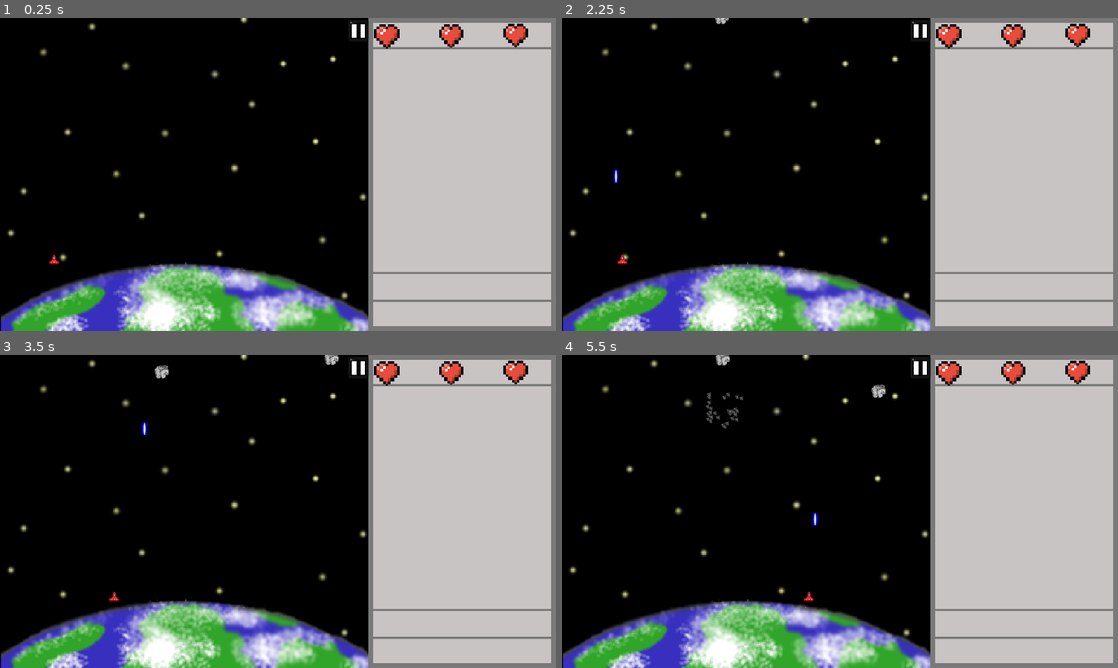
Above: before the commit, frames 1-4 (two rows, left to right).
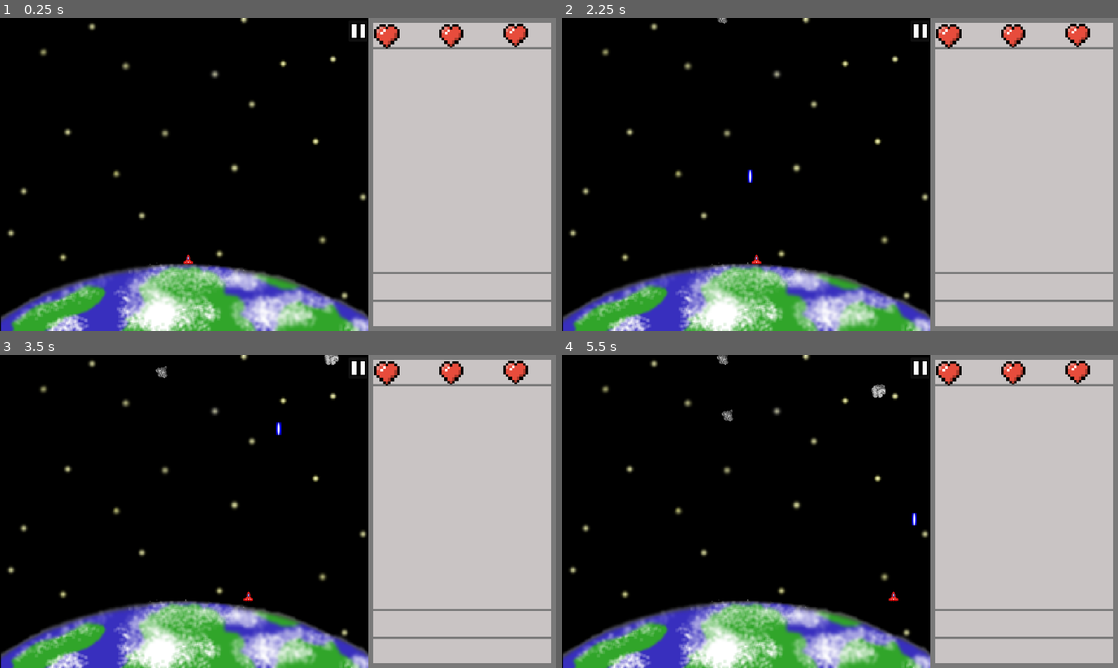
Above: after the commit, the same moments.

Repository: Pchristy03/EAP-Redox
Game: Godot game, scene res://main.tscn
The game is run twice, just before and just after one commit, with the same random seed, the same clock (stepped at 60 frames per second) and the same inputs.
Inputs (mouse positions are in pixels of both pictures, inside the frame that each line leads up to):
- Up to frame 1 (0.25 s): no input
- Up to frame 2 (2.25 s): click (917, 30) at 0.52 s; click (917, 30) at 1.25 s; tap Enter (ui_accept) at 2 s; hold Right (ui_right) from 2.03 s (still down)
- Up to frame 3 (3.5 s): tap Enter (ui_accept) at 2.27, 3.02 s; release Right (ui_right) at 2.78 s; hold Left (ui_left) from 2.78 s (still down)
- Up to frame 4 (5.5 s): release Left (ui_left) at 3.53 s; hold Right (ui_right) 3.53-5.03 s; tap Enter (ui_accept) at 4.52, 5.27 s; hold Left (ui_left) from 5.03 s (still down)

The runs differ from the first frame. In frame 1, less than 0.1% of the frame differs, in the area x 8-67%, y 0-79%; in frame 2, 0.2%; in frame 3, 0.2%; in frame 4, 0.4%, in the area x 25-67%, y 0-79%.

Commit message:
Actually Implemented Random Asteroid Selection

Diff:
--- a/asteroid.gd
+++ b/asteroid.gd
@@ -11,6 +11,8 @@
 var explosion_occurred = false
 
 func _ready():
+	var rng = RandomNumberGenerator.new()
+	rng.seed = position.x + position.y
 	$AnimatedSprite2D.frame = randi_range(0, 3)
 
 func init(dest):
--- a/asteroid.tscn
+++ b/asteroid.tscn
@@ -1,44 +1,28 @@
-[gd_scene load_steps=14 format=3 uid="uid://dx5bv4rboi0lv"]
+[gd_scene load_steps=13 format=3 uid="uid://dx5bv4rboi0lv"]
 
 [ext_resource type="Script" path="res://asteroid.gd" id="1_6ar2y"]
 [ext_resource type="Texture2D" uid="uid://pikgwuff8v6x" path="res://Art Assets/Asteroid1.png" id="2_viuj2"]
 [ext_resource type="Texture2D" uid="uid://dvvrnrofjp0jr" path="res://Art Assets/Asteroid2.png" id="3_e7fq2"]
 [ext_resource type="Texture2D" uid="uid://bqxse80eq35dp" path="res://Art Assets/Asteroid3.png" id="4_047md"]
 [ext_resource type="Texture2D" uid="uid://0fmur4heikwx" path="res://Art Assets/Asteroid4.png" id="5_yrp5t"]
-[ext_resource type="Script" path="res://Explosion.gd" id="6_wvey3"]
 
 [sub_resource type="SpriteFrames" id="SpriteFrames_jxd3r"]
 animations = [{
 "frames": [{
 "duration": 1.0,
 "texture": ExtResource("2_viuj2")
-}],
-"loop": true,
-"name": &"asteroid1",
-"speed": 5.0
 }, {
-"frames": [{
 "duration": 1.0,
 "texture": ExtResource("3_e7fq2")
-}],
-"loop": true,
-"name": &"asteroid2",
-"speed": 5.0
 }, {
-"frames": [{
 "duration": 1.0,
 "texture": ExtResource("4_047md")
-}],
-"loop": true,
-"name": &"asteroid3",
-"speed": 5.0
 }, {
-"frames": [{
 "duration": 1.0,
 "texture": ExtResource("5_yrp5t")
 }],
 "loop": true,
-"name": &"asteroid4",
+"name": &"asteroid1",
 "speed": 5.0
 }]
 
@@ -100,6 +84,5 @@
 texture = ExtResource("3_e7fq2")
 one_shot = true
 explosiveness = 1.0
-script = ExtResource("6_wvey3")
 
 [connection signal="screen_exited" from="VisibleOnScreenNotifier2D" to="." method="_on_visible_on_screen_notifier_2d_screen_exited"]
--- a/main.tscn
+++ b/main.tscn
@@ -23,6 +23,7 @@
 process_mode = 3
 
 [node name="ResumeButton" type="Button" parent="PauseController"]
+visible = false
 offset_left = 722.0
 offset_top = 4.0
 offset_right = 764.0
@@ -39,7 +40,7 @@
 expand_icon = true
 
 [node name="Player" parent="." instance=ExtResource("3_tc4d2")]
-position = Vector2(112, 490)
+position = Vector2(390, 490)
 
 [node name="HUD" parent="." instance=ExtResource("4_485ph")]
 
Not shown: 1 places in main.tscn that only renumber resources
